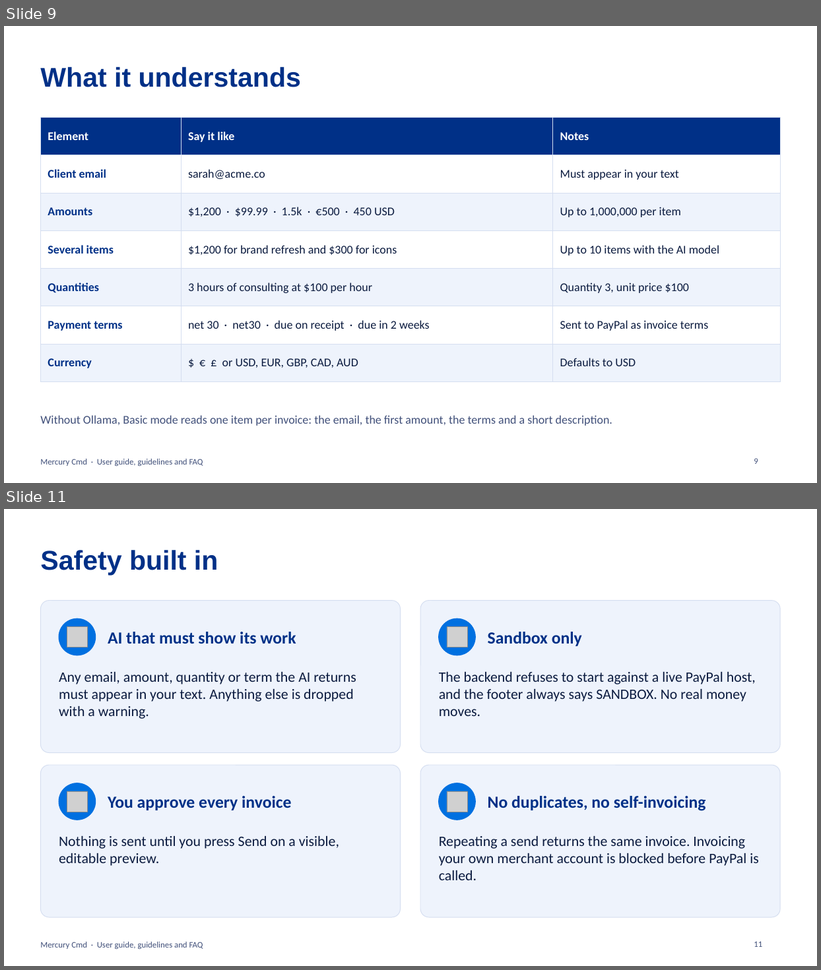
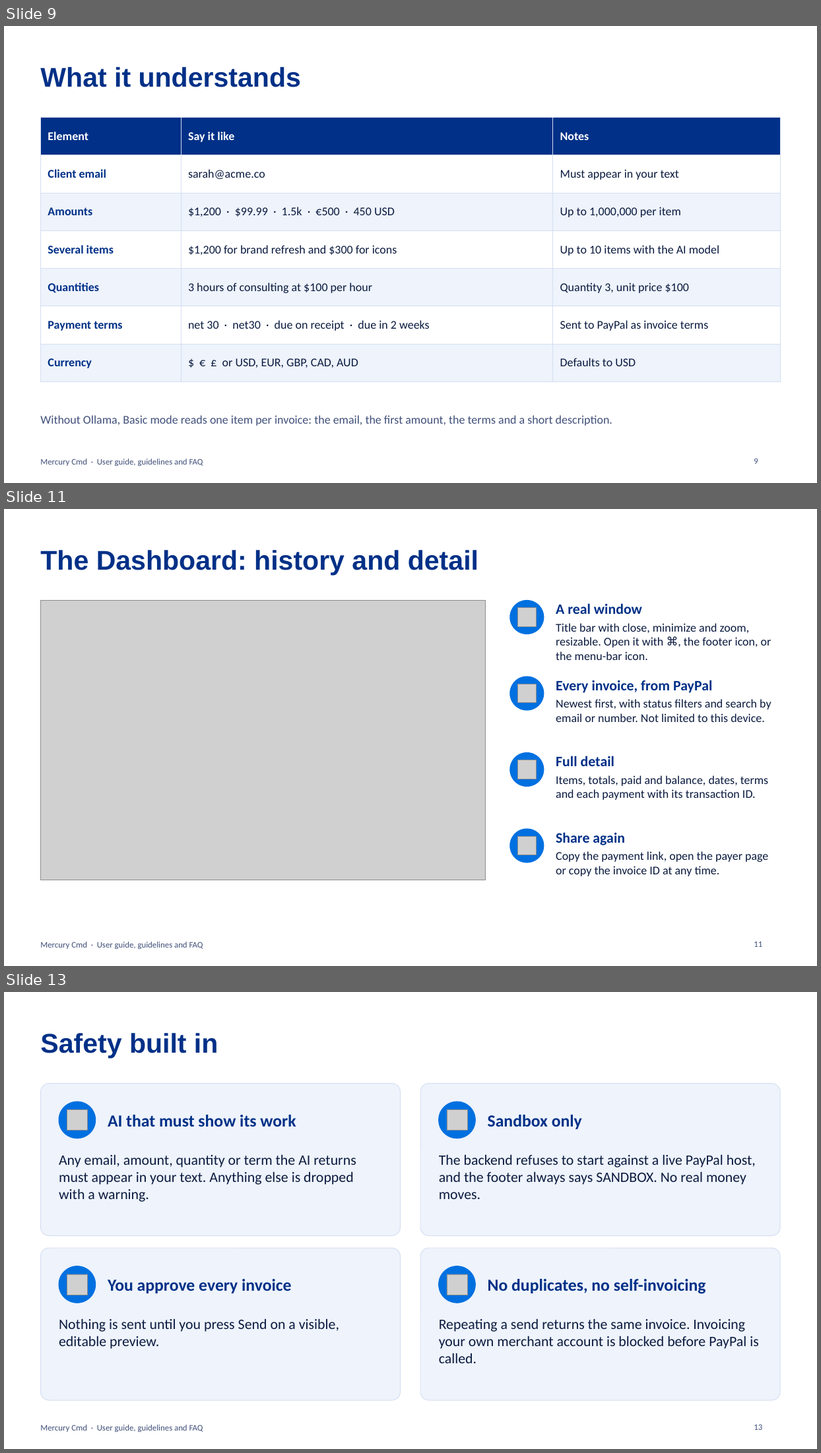
Before and after one commit to vignarajj/mercury_cmd_paypal, a slide deck: docs/Mercury-Cmd-Guide.pptx. Shown one above the other, each under a label of ours: slides 9 and 11 before the commit, slides 9, 11 and 13 after it; the slides between them are not shown. The pictures are 821x970 and 821x1453 pixels, drawn with LibreOffice and Linux fonts; fonts in the diff are those of the drawing; grey boxes stand for pictures. Boxes give left, top, right and bottom in pixels: in the first picture for what was removed or moved away, otherwise in the second. Text is boxed around its words. In the diff, an @@ line names an element or a change of style, - is before the commit and + after.

Commit message:
docs: Dashboard screenshots, guide deck, testing matrix and spec
Regenerated screenshots (including the Dashboard with made-up data), a 23-slide guide, new scenarios in the testing matrix and a Dashboard section in the spec.

```diff
--- a/docs/Mercury-Cmd-Guide.pptx
+++ b/docs/Mercury-Cmd-Guide.pptx
@@ slide 11 added at <box>4,509,817,966</box>, background #FFFFFF; not listed: 1 template element that a slide beside it also shows @@
@@ title added at <box>40,550,479,575</box>, 32 pt, text #003087, bold @@
+The Dashboard: history and detail
@@ picture added at <box>40,601,486,881</box> @@
@@ ellipse added at <box>510,601,544,634</box>, fill #0070E0, outline #0070E0 1 pt @@
@@ text added at <box>556,603,642,614</box>, 17 pt, text #003087, bold @@
+A real window
@@ picture added at <box>517,608,537,626</box> @@
@@ text added at <box>556,623,772,660</box>, 14 pt, text #0B1B3F @@
+Title bar with close, minimize and zoom, resizable. Open it with ⌘, the footer icon, or the menu-bar icon.
@@ ellipse added at <box>510,677,544,710</box>, fill #0070E0, outline #0070E0 1 pt @@
@@ picture added at <box>517,684,537,703</box> @@
@@ text added at <box>556,680,712,693</box>, 17 pt, text #003087, bold @@
+Every invoice, from PayPal
@@ text added at <box>556,699,771,722</box>, 14 pt, text #0B1B3F @@
+Newest first, with status filters and search by email or number. Not limited to this device.
@@ ellipse added at <box>510,753,544,787</box>, fill #0070E0, outline #0070E0 1 pt @@
@@ picture added at <box>517,760,537,779</box> @@
@@ text added at <box>556,756,614,766</box>, 17 pt, text #003087, bold @@
+Full detail
@@ text added at <box>556,776,768,800</box>, 14 pt, text #0B1B3F @@
+Items, totals, paid and balance, dates, terms and each payment with its transaction ID.
@@ ellipse added at <box>510,829,544,863</box>, fill #0070E0, outline #0070E0 1 pt @@
@@ picture added at <box>517,836,537,855</box> @@
@@ text added at <box>556,832,625,846</box>, 17 pt, text #003087, bold @@
+Share again
@@ text added at <box>556,852,768,877</box>, 14 pt, text #0B1B3F @@
+Copy the payment link, open the payer page or copy the invoice ID at any time.
@@ page number added at <box>754,941,762,947</box>, 10 pt, text #41507A @@
+11
@@ what was slide 11 is now slide 13 @@
@@ page number at <box>754,1424,762,1430</box>: text changed @@
-11
+13
```
Also in this commit, not shown: 3 slides changed, 2 other slides added, 18 other files.
